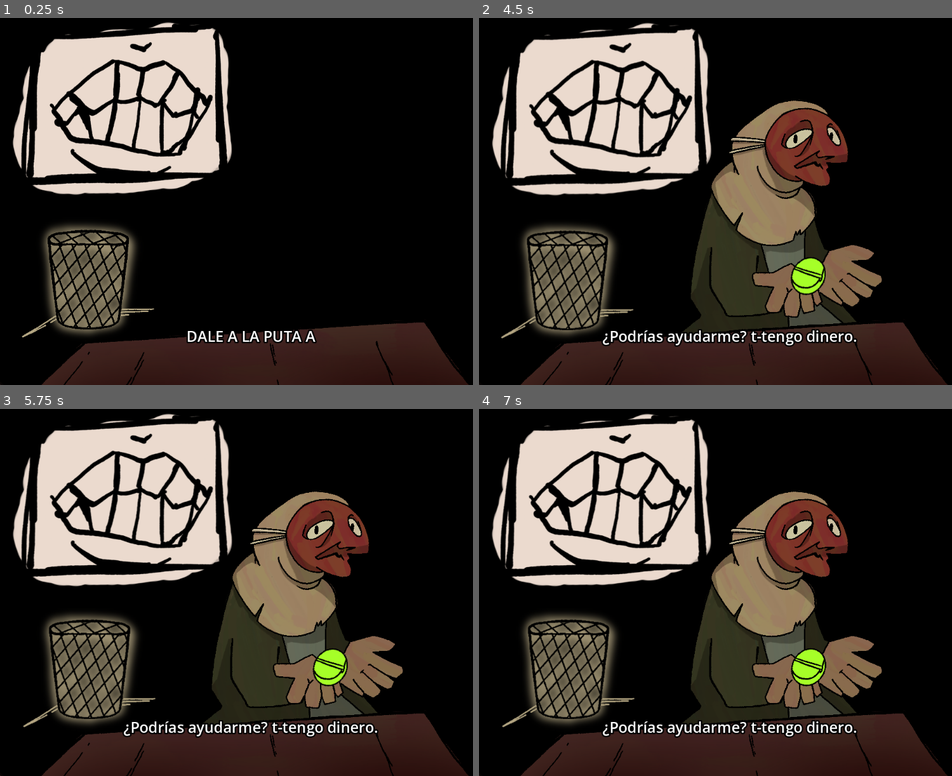
Above: before the commit, frames 1-4 (two rows, left to right).
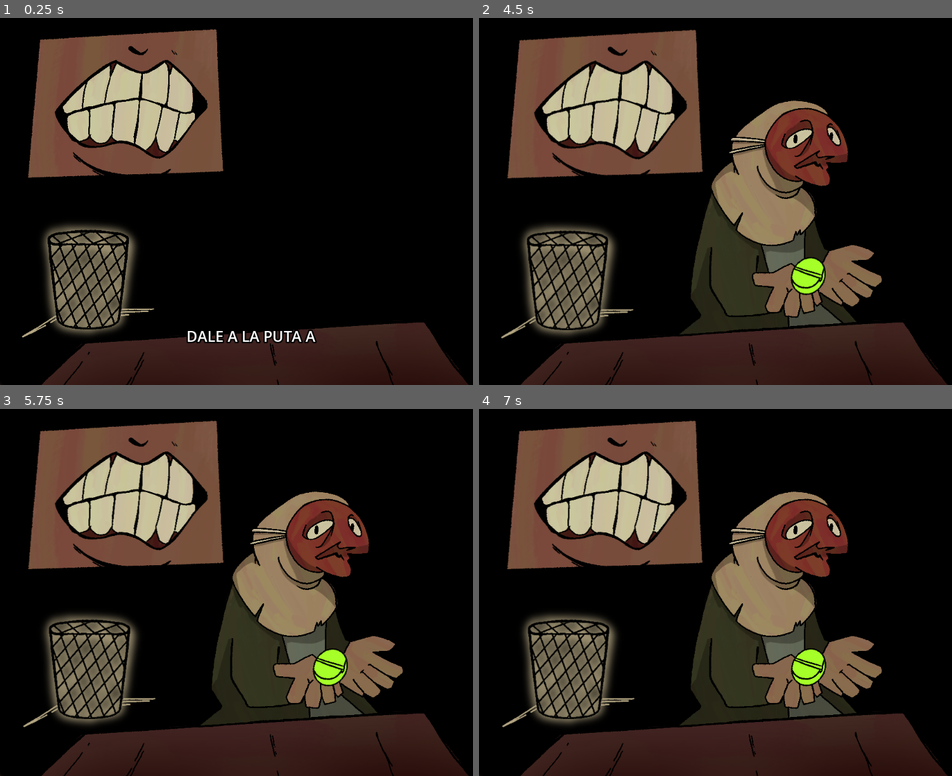
Above: after the commit, the same moments.

Repository: egomez-g/mascar-a
Game: Godot game, scene res://main.tscn
The game is run twice, just before and just after one commit, with the same random seed, the same clock (stepped at 60 frames per second) and the same inputs. The engine's default icon, where the game draws it, is replaced by a stand-in: a white triangle on a blue panel in a dark square.
Inputs (mouse positions are in pixels of both pictures, inside the frame that each line leads up to):
- Up to frame 1 (0.25 s): no input
- Up to frame 2 (4.5 s): tap Enter at 0.5 s; move the mouse to (810, 278) at 0.52 s; tap A (tecla_a) at 0.6, 1.55, 2.1, 2.85, 3.8, 4.35 s; click (810, 278) at 0.67 s; move the mouse to (753, 223) at 1.27 s; click (753, 223) at 1.35 s; move the mouse to (781, 109) at 2.02 s; click (781, 109) at 2.17 s; move the mouse to (706, 271) at 2.77 s; click (706, 271) at 2.92 s; move the mouse to (885, 252) at 3.52 s; click (885, 252) at 3.6 s; move the mouse to (578, 139) at 4.27 s; click (578, 139) at 4.42 s
- Up to frame 3 (5.75 s): move the mouse to (279, 585) at 5.02 s; tap A (tecla_a) at 5.1 s; click (279, 585) at 5.17 s
- Up to frame 4 (7 s): move the mouse to (658, 489) at 5.77 s; click (658, 489) at 5.85 s; tap A (tecla_a) at 6.05, 6.6 s; move the mouse to (843, 566) at 6.52 s; click (843, 566) at 6.67 s

The runs differ from the first frame. In frame 1, 16% of the frame differs, in the area x 2-49%, y 1-49%; in frame 2, 18%, in the area x 2-80%, y 1-90%; in frame 3, 18%; in frame 4, 18%.

Commit message:
Progress

Diff:
--- a/main.tscn
+++ b/main.tscn
@@ -10,10 +10,10 @@
 [ext_resource type="Texture2D" uid="uid://byrn50wmqhswv" path="res://espirites/pasti.png" id="5_efxa6"]
 [ext_resource type="Texture2D" uid="uid://b63ugo6geoqhh" path="res://espirites/truemesa.png" id="5_kek77"]
 [ext_resource type="Script" uid="uid://dtbf150sawjgw" path="res://arrastrar.gd" id="6_272bh"]
+[ext_resource type="Texture2D" uid="uid://bja8r5pwyixtp" path="res://espirites/bocaEstandar.png" id="6_vivmo"]
 [ext_resource type="Shader" uid="uid://rtiy8ypxrg7r" path="res://main.gdshader" id="8_5vw27"]
 [ext_resource type="Texture2D" uid="uid://bf0cap60iglcj" path="res://espirites/pistola.png" id="8_dg77c"]
 [ext_resource type="Texture2D" uid="uid://ct178jjqnc1mb" path="res://espirites/basura.png" id="8_kek77"]
-[ext_resource type="Texture2D" uid="uid://2dse1s358i" path="res://espirites/boca.png" id="11_82xsv"]
 [ext_resource type="Script" uid="uid://bh1aeiu5fwmk2" path="res://scripts/Pasos/mascarTest.gd" id="20_82xsv"]
 
 [sub_resource type="Animation" id="Animation_7mycd"]
@@ -136,7 +136,7 @@
 
 [node name="Mascar" type="Sprite2D" parent="." unique_id=1299971976]
 position = Vector2(518, 384)
-texture = ExtResource("11_82xsv")
+texture = ExtResource("6_vivmo")
 script = ExtResource("20_82xsv")
 
 [node name="AudioStreamPlayer2D" type="AudioStreamPlayer2D" parent="Mascar" unique_id=1743252191]
--- a/resources/vieja.tres
+++ b/resources/vieja.tres
@@ -27,5 +27,7 @@
 [resource]
 script = ExtResource("1_0o53s")
 textoIntro = Array[String](["Dialogo intro: P-p-perdona joven… Ne-necesito tu ayuda", "he escuchado q-q-que partes cosas", "y la enfermera me sigue d-d-dando las pastillas de siempre.", "¿Podrías ayudarme? t-tengo dinero."])
+textoPostMascar = Array[String](["bien mascado", "mamahuevo"])
+textoPostThrash = Array[String](["que haces", "cojones"])
 mascarData = SubResource("Resource_baqnp")
 metadata/_custom_type_script = "uid://dffytth1pn8o1"
--- a/scripts/main.gd
+++ b/scripts/main.gd
@@ -5,7 +5,8 @@
 	INICIO,
 	HABLANDO,
 	SIGUIENTE_PJ,
-	MASCAR
+	MASCAR,
+	HABLANDOPOST,
 }
 
 # var enableInput: bool = false
@@ -19,7 +20,9 @@
 @onready var shader = $shader2
 @onready var zonaTexto = $zonaTexto
 
+var mascado : bool
 var currentGrab : objeto_sprite
+var currentPersonajeSprite : Sprite2D
 
 @export var personajes : Array[Personaje]
 @export var nodosPersonaje : Array[Node2D]
@@ -40,6 +43,7 @@
 
 func avanzar_juego():
 	if estado == Estados.INICIO:
+		currentPersonajeSprite = get_current_personaje_node().get_node("AnimationPlayer") as Sprite2D
 		get_current_personaje_node().get_node("AnimationPlayer").play("appear")
 		get_current_personaje_node().get_node("./spriteObjeto/AnimationPlayer").play("appear")
 		currentGrab = get_current_personaje_node().find_child("spriteObjeto") as objeto_sprite
@@ -49,35 +53,51 @@
 			zonaTexto.text = get_current_personaje_data().textoIntro[text_i]
 			text_i += 1
 		else:
+			zonaTexto.text = ""
 			shader.mouse_filter = Control.MOUSE_FILTER_IGNORE
 			currentGrab.OnMouth.connect(OnObjetoArrastradoBoca)
 			currentGrab.OnTrash.connect(OnObjetoArrastradoTrash)
-
 	elif estado == Estados.SIGUIENTE_PJ:
-		print(personajes.size())
-		print(personajes_i)
 		if personajes_i < personajes.size():
 			get_current_personaje_node().get_node("AnimationPlayer").play("appear")
 			get_current_personaje_node().get_node("./spriteObjeto/AnimationPlayer").play("appear")
 			estado = Estados.HABLANDO
 	elif estado == Estados.MASCAR:
 		mascarMiniGame.next()
+	elif estado == Estados.HABLANDOPOST:
+		if mascado:
+			if text_i < get_current_personaje_data().textoPostMascar.size():
+				zonaTexto.text = get_current_personaje_data().textoPostMascar[text_i]
+				text_i += 1
+			else:
+				GoNextPersonaje()
+		else:
+			if text_i < get_current_personaje_data().textoPostThrash.size():
+				zonaTexto.text = get_current_personaje_data().textoPostThrash[text_i]
+				text_i += 1
+			else:
+				GoNextPersonaje()
 
 func OnMascarEnded():
 	mascarMiniGame.StepsEnded.disconnect(OnMascarEnded)
-	GoNextPersonaje()
+	estado = Estados.HABLANDOPOST
+	mascado = true
+	text_i = 0
 
 func  OnObjetoArrastradoTrash():
+	OnObjetoArrastrado()
+	mascado = false
+	estado = Estados.HABLANDOPOST
+	text_i = 0
+
+func  OnObjetoArrastradoBoca():
+	OnObjetoArrastrado()
+	GoEstadoMascar()
+
+func OnObjetoArrastrado():
 	currentGrab.visible = false
 	currentGrab.OnTrash.disconnect(OnObjetoArrastradoTrash)
 	currentGrab.OnMouth.disconnect(OnObjetoArrastradoBoca)
-	GoNextPersonaje()
-
-func  OnObjetoArrastradoBoca():
-	currentGrab.visible = false
-	currentGrab.OnTrash.disconnect(OnObjetoArrastradoTrash)
-	currentGrab.OnMouth.disconnect(OnObjetoArrastradoBoca)
-	GoEstadoMascar()
 
 func GoEstadoMascar():
 	mascarMiniGame.Initialize(get_current_personaje_data().mascarData)
@@ -87,7 +107,10 @@
 func GoNextPersonaje():
 	get_current_personaje_node().get_node("AnimationPlayer").play("disappear")
 	if personajes_i < personajes.size():
+		zonaTexto.text = ""
 		personajes_i += 1
 		text_i = 0
 		currentGrab = get_current_personaje_node().find_child("spriteObjeto") as objeto_sprite
+		currentPersonajeSprite = get_current_personaje_node().get_node("AnimationPlayer") as Sprite2D
+		shader.mouse_filter = Control.MOUSE_FILTER_IGNORE
 		estado = Estados.SIGUIENTE_PJ
